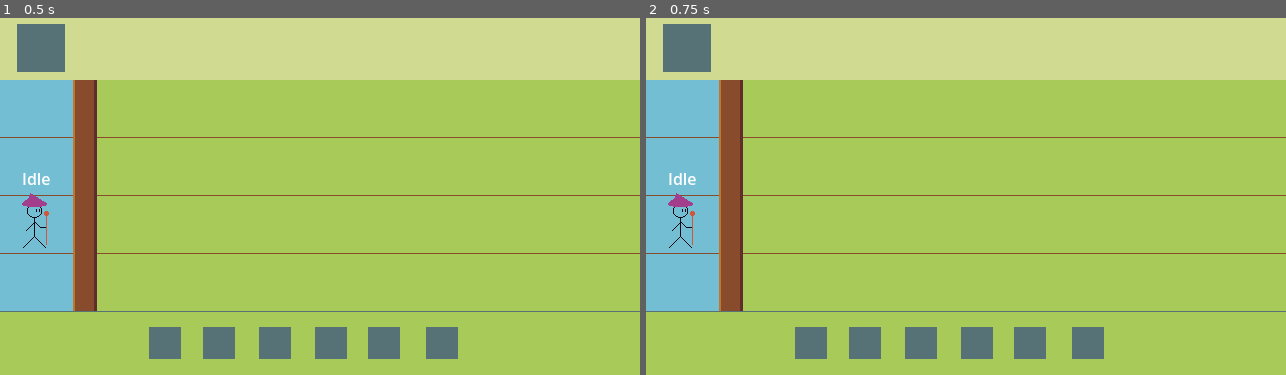
Above: before the commit, frames 1-2 (left to right).
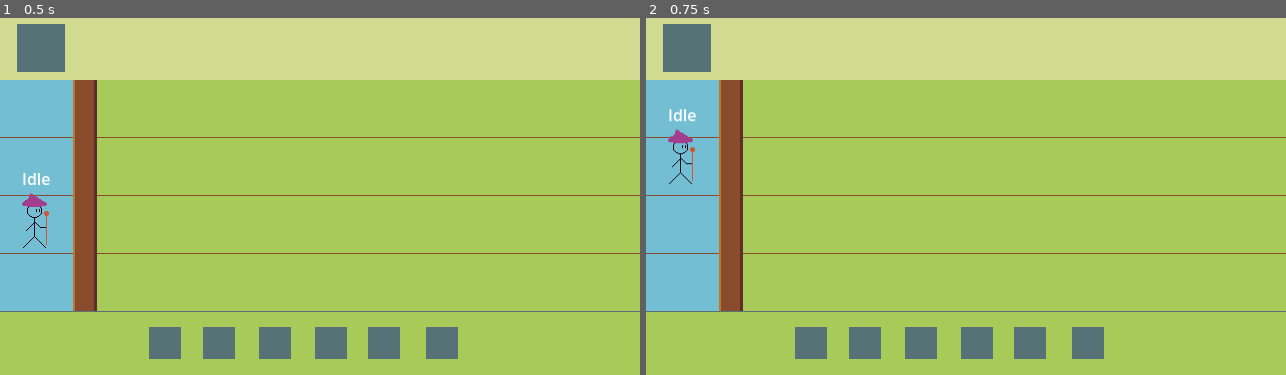
Above: after the commit, the same moments.

Repository: SiyahaS/WitchTowerForce
Game: Godot game, scene res://scenes/level_one.tscn
Two runs of this game, one before a commit and one after it. Both use one fixed random seed, a clock stepped at 60 frames per second and the inputs below.
Inputs:
- Up to frame 1 (0.5 s): no input
- Up to frame 2 (0.75 s): tap Enter at 0.5 s; hold W (move-up, bound only after the commit) from 0.53 s (still down)

Frame 1 is identical in both runs. In frame 2, 0.5% of the frame differs, in the area x 3-8%, y 25-65%.

Commit message:
player movement implemented

Diff:
--- a/project.godot
+++ b/project.godot
@@ -25,3 +25,21 @@
 [dotnet]
 
 project/assembly_name="WitchTowerForce"
+
+[input]
+
+basic-attack={
+"deadzone": 0.5,
+"events": [Object(InputEventKey,"resource_local_to_scene":false,"resource_name":"","device":-1,"window_id":0,"alt_pressed":false,"shift_pressed":false,"ctrl_pressed":false,"meta_pressed":false,"pressed":false,"keycode":0,"physical_keycode":32,"key_label":0,"unicode":32,"echo":false,"script":null)
+]
+}
+move-up={
+"deadzone": 0.5,
+"events": [Object(InputEventKey,"resource_local_to_scene":false,"resource_name":"","device":-1,"window_id":0,"alt_pressed":false,"shift_pressed":false,"ctrl_pressed":false,"meta_pressed":false,"pressed":false,"keycode":0,"physical_keycode":87,"key_label":0,"unicode":119,"echo":false,"script":null)
+]
+}
+move-down={
+"deadzone": 0.5,
+"events": [Object(InputEventKey,"resource_local_to_scene":false,"resource_name":"","device":-1,"window_id":0,"alt_pressed":false,"shift_pressed":false,"ctrl_pressed":false,"meta_pressed":false,"pressed":false,"keycode":0,"physical_keycode":83,"key_label":0,"unicode":115,"echo":false,"script":null)
+]
+}
--- a/scenes/player.tscn
+++ b/scenes/player.tscn
@@ -1,12 +1,14 @@
-[gd_scene load_steps=13 format=3 uid="uid://c1w208ny88vfo"]
+[gd_scene load_steps=16 format=3 uid="uid://c1w208ny88vfo"]
 
 [ext_resource type="Texture2D" uid="uid://coahfny7h27x0" path="res://assets/sprites/wtf-witch-attack.png" id="1_bqkvj"]
 [ext_resource type="Script" path="res://scripts/player.gd" id="1_nepe8"]
 [ext_resource type="Texture2D" uid="uid://dfm8bht42qco6" path="res://assets/sprites/wtf-witch-idle.png" id="2_kft64"]
 [ext_resource type="Script" path="res://scripts/playerStateManager.gd" id="4_fghby"]
+[ext_resource type="Texture2D" uid="uid://cf78uxn8diqos" path="res://assets/sprites/wtf-witch-move.png" id="4_kqp2d"]
 [ext_resource type="Script" path="res://scripts/idleState.gd" id="5_civ1o"]
 [ext_resource type="Script" path="res://scripts/basicAttackState.gd" id="6_yc2aa"]
 [ext_resource type="Script" path="res://scripts/skillShot.gd" id="7_mkc76"]
+[ext_resource type="Script" path="res://scripts/moveState.gd" id="8_5xc7r"]
 
 [sub_resource type="RectangleShape2D" id="RectangleShape2D_r6ve5"]
 
@@ -203,10 +205,75 @@
 "values": [0.1]
 }
 
+[sub_resource type="Animation" id="Animation_tqnmo"]
+resource_name = "Move"
+length = 0.5
+tracks/0/type = "value"
+tracks/0/imported = false
+tracks/0/enabled = true
+tracks/0/path = NodePath("PlayerSprite2D:frame")
+tracks/0/interp = 1
+tracks/0/loop_wrap = true
+tracks/0/keys = {
+"times": PackedFloat32Array(0, 0.1, 0.2, 0.3, 0.4),
+"transitions": PackedFloat32Array(1, 1, 1, 1, 1),
+"update": 1,
+"values": [0, 1, 2, 3, 4]
+}
+tracks/1/type = "value"
+tracks/1/imported = false
+tracks/1/enabled = true
+tracks/1/path = NodePath("PlayerSprite2D:texture")
+tracks/1/interp = 1
+tracks/1/loop_wrap = true
+tracks/1/keys = {
+"times": PackedFloat32Array(0),
+"transitions": PackedFloat32Array(1),
+"update": 1,
+"values": [ExtResource("4_kqp2d")]
+}
+tracks/2/type = "value"
+tracks/2/imported = false
+tracks/2/enabled = true
+tracks/2/path = NodePath("PlayerSprite2D:hframes")
+tracks/2/interp = 1
+tracks/2/loop_wrap = true
+tracks/2/keys = {
+"times": PackedFloat32Array(0),
+"transitions": PackedFloat32Array(1),
+"update": 1,
+"values": [5]
+}
+tracks/3/type = "value"
+tracks/3/imported = false
+tracks/3/enabled = true
+tracks/3/path = NodePath("PlayerSprite2D:vframes")
+tracks/3/interp = 1
+tracks/3/loop_wrap = true
+tracks/3/keys = {
+"times": PackedFloat32Array(0),
+"transitions": PackedFloat32Array(1),
+"update": 1,
+"values": [1]
+}
+tracks/4/type = "value"
+tracks/4/imported = false
+tracks/4/enabled = true
+tracks/4/path = NodePath("AnimationPlayer:speed_scale")
+tracks/4/interp = 1
+tracks/4/loop_wrap = true
+tracks/4/keys = {
+"times": PackedFloat32Array(0),
+"transitions": PackedFloat32Array(1),
+"update": 0,
+"values": [2.0]
+}
+
 [sub_resource type="AnimationLibrary" id="AnimationLibrary_c7iqb"]
 _data = {
 "Attack": SubResource("Animation_mknfl"),
 "Idle": SubResource("Animation_depl1"),
+"Move": SubResource("Animation_tqnmo"),
 "RESET": SubResource("Animation_oppk6")
 }
 
@@ -239,20 +306,27 @@
 script = ExtResource("4_fghby")
 init_state = NodePath("IdleState")
 
-[node name="IdleState" type="Node" parent="PlayerStateManager" node_paths=PackedStringArray("basic_attack_state", "skill_shot_state")]
+[node name="IdleState" type="Node" parent="PlayerStateManager" node_paths=PackedStringArray("move_state", "basic_attack_state", "skill_shot_state")]
 script = ExtResource("5_civ1o")
+move_state = NodePath("../Move")
 basic_attack_state = NodePath("../BasicAttackState")
 skill_shot_state = NodePath("../SkilShotState")
 animation_name = "Idle"
+
+[node name="Move" type="Node" parent="PlayerStateManager" node_paths=PackedStringArray("idle_state")]
+script = ExtResource("8_5xc7r")
+idle_state = NodePath("../IdleState")
+animation_name = "Move"
+state_id = 1
 
 [node name="BasicAttackState" type="Node" parent="PlayerStateManager" node_paths=PackedStringArray("idle_state")]
 script = ExtResource("6_yc2aa")
 idle_state = NodePath("../IdleState")
 animation_name = "Attack"
-state_id = 1
+state_id = 2
 
 [node name="SkilShotState" type="Node" parent="PlayerStateManager" node_paths=PackedStringArray("idle_state")]
 script = ExtResource("7_mkc76")
 idle_state = NodePath("../IdleState")
 animation_name = "SkilShot"
-state_id = 2
+state_id = 3
--- a/scripts/idleState.gd
+++ b/scripts/idleState.gd
@@ -1,6 +1,8 @@
 # IdleState.gd
 extends PlayerState
 
+@export
+var move_state: PlayerState
 @export
 var basic_attack_state: PlayerState
 @export
@@ -13,4 +15,10 @@
 	return null
 
 func process_input(event: InputEvent) -> PlayerState:
+	if event.is_action_pressed('move-up') or event.is_action_pressed('move-down'):
+		var movement = Input.get_axis('move-up', 'move-down')
+		print(movement)
+		parent.move_direction = movement
+		print(parent.global_position)
+		return move_state
 	return null
--- /dev/null
+++ b/scripts/moveState.gd
@@ -0,0 +1,25 @@
+# IdleState.gd
+extends PlayerState
+
+@export
+var idle_state: PlayerState
+@onready
+var move_distance: float
+
+func enter() -> void:
+	super()
+	move_distance = parent.move_speed
+
+func process_physics(delta: float) -> PlayerState:
+
+	if move_distance > 0:
+		parent.global_position.y += parent.move_acceleration * parent.move_direction
+		move_distance -= parent.move_acceleration
+		#print(move_distance)
+		#print(parent.move_direction)
+		return null
+
+	return idle_state
+
+func process_input(event: InputEvent) -> PlayerState:
+	return null
--- a/scripts/player.gd
+++ b/scripts/player.gd
@@ -4,6 +4,7 @@
 enum PLAYER_STATES
 {
 	Idle,
+	Move,
 	Basic_Attack,
 	Skill_Shot
 }
@@ -24,6 +25,10 @@
 
 @export
 var move_speed: float = 58
+@export
+var move_acceleration: float = 5.8
+@onready
+var move_direction: int = 0
 
 func _ready():
 	# Initialize the state manager, passing a referance of the player to the states
Binary file added: assets/sprites/wtf-witch-move.png
Not shown, added: assets/sprites/wtf-witch-move.png.import
